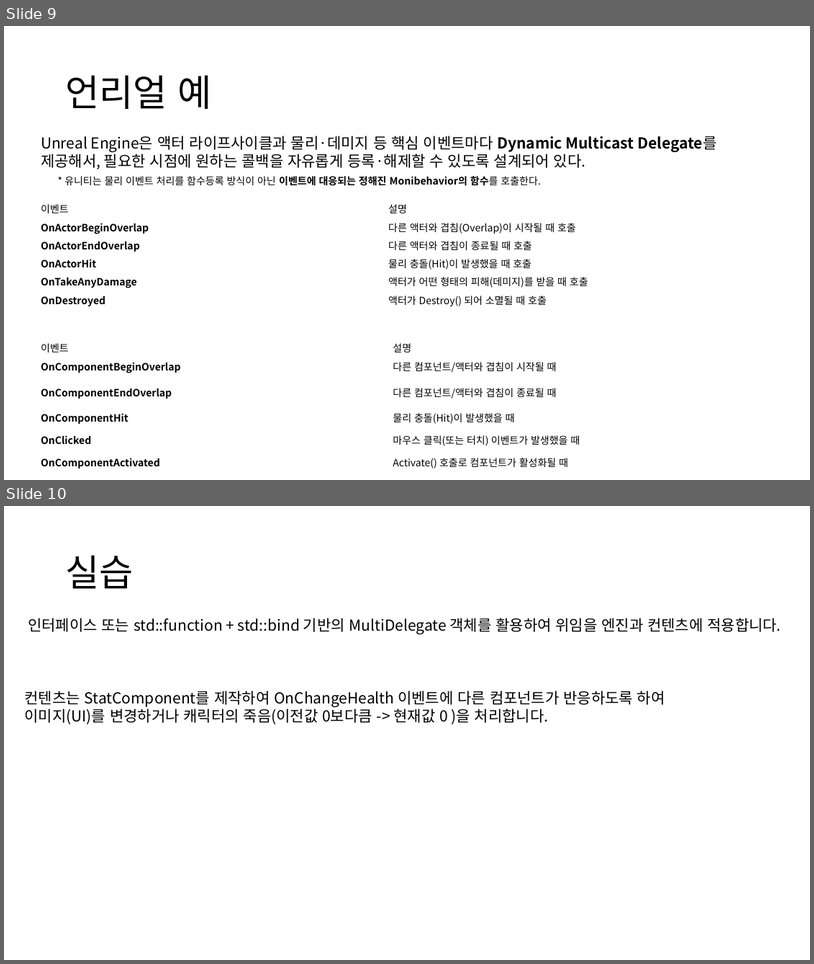
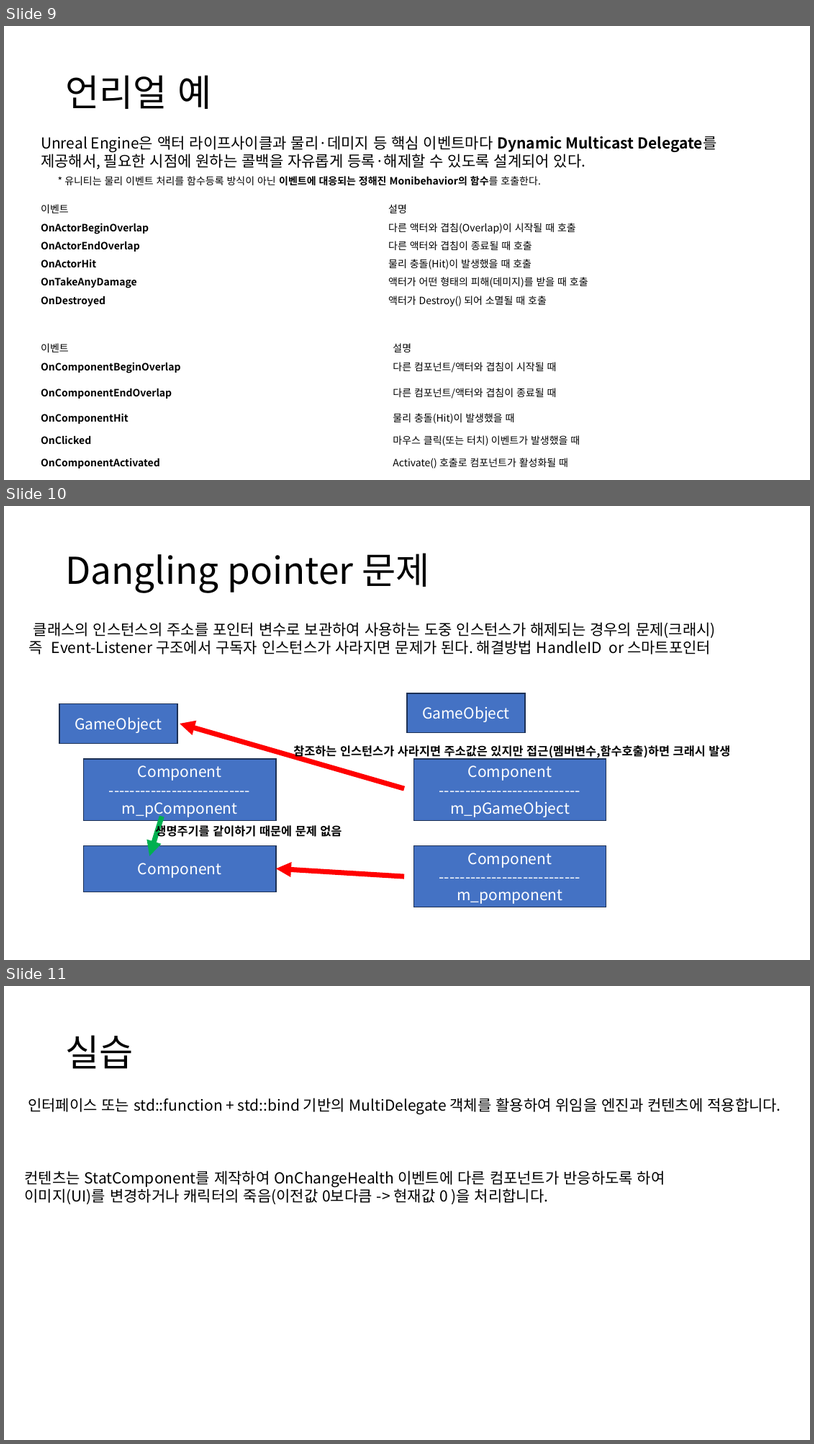
Before and after one commit to ldw9981/Direct2D_1.4, a slide deck: ppt/객체 통신.pptx. Shown one above the other, each under a label of ours: slides 9 and 10 before the commit, slides 9, 10 and 11 after it. The pictures are 814x964 and 814x1444 pixels, drawn with LibreOffice and Linux fonts; fonts in the diff are those of the drawing. Boxes give left, top, right and bottom in pixels: in the first picture for what was removed or moved away, otherwise in the second. Text is boxed around its words. In the diff, an @@ line names an element or a change of style, - is before the commit and + after.

Commit message:
update

```diff
--- a/ppt/객체 통신.pptx
+++ b/ppt/객체 통신.pptx
@@ slide 10 added at box(4, 506, 810, 960), background #FFFFFF @@
@@ title added at box(65, 553, 430, 593), 44 pt, text #000000 @@
+Dangling pointer 문제
@@ text added at box(29, 622, 716, 654), 18 pt, text #000000 @@
+클래스의 인스턴스의 주소를 포인터 변수로 보관하여 사용하는 도중 인스턴스가 해제되는 경우의 문제(크래시)
+즉 Event-Listener 구조에서 구독자 인스턴스가 사라지면 문제가 된다. 해결방법 HandleID or 스마트포인터
@@ rectangle added at box(407, 693, 525, 733), fill #4472C4, outline #1E3256 1 pt, 18 pt, text #FFFFFF @@
+GameObject
@@ rectangle added at box(59, 704, 178, 743), fill #4472C4, outline #1E3256 1 pt, 18 pt, text #FFFFFF @@
+GameObject
@@ arrow added from (404, 788) to (180, 723), #FF0000 6 pt @@
@@ rectangle added at box(83, 759, 276, 821), fill #4472C4, outline #1E3256 1 pt, 18 pt, text #FFFFFF @@
+Component
+---------------------------
+m_pComponent
@@ text added at box(293, 745, 730, 759), 14 pt, text #000000, bold @@
+참조하는 인스턴스가 사라지면 주소값은 있지만 접근(멤버변수,함수호출)하면 크래시 발생
@@ rectangle added at box(414, 759, 607, 821), fill #4472C4, outline #1E3256 1 pt, 18 pt, text #FFFFFF @@
+Component
+---------------------------
+m_pGameObject
@@ arrow added from (162, 816) to (149, 856), #00B050 6 pt @@
@@ text added at box(155, 824, 342, 839), 14 pt, text #000000, bold @@
+생명주기를 같이하기 때문에 문제 없음
@@ rectangle added at box(83, 845, 276, 891), fill #4472C4, outline #1E3256 1 pt, 18 pt, text #FFFFFF @@
+Component
@@ rectangle added at box(414, 845, 607, 907), fill #4472C4, outline #1E3256 1 pt, 18 pt, text #FFFFFF @@
+Component
+---------------------------
+m_pomponent
@@ arrow added from (404, 876) to (276, 868), #FF0000 6 pt @@
@@ what was slide 10 is now slide 11 @@
```
